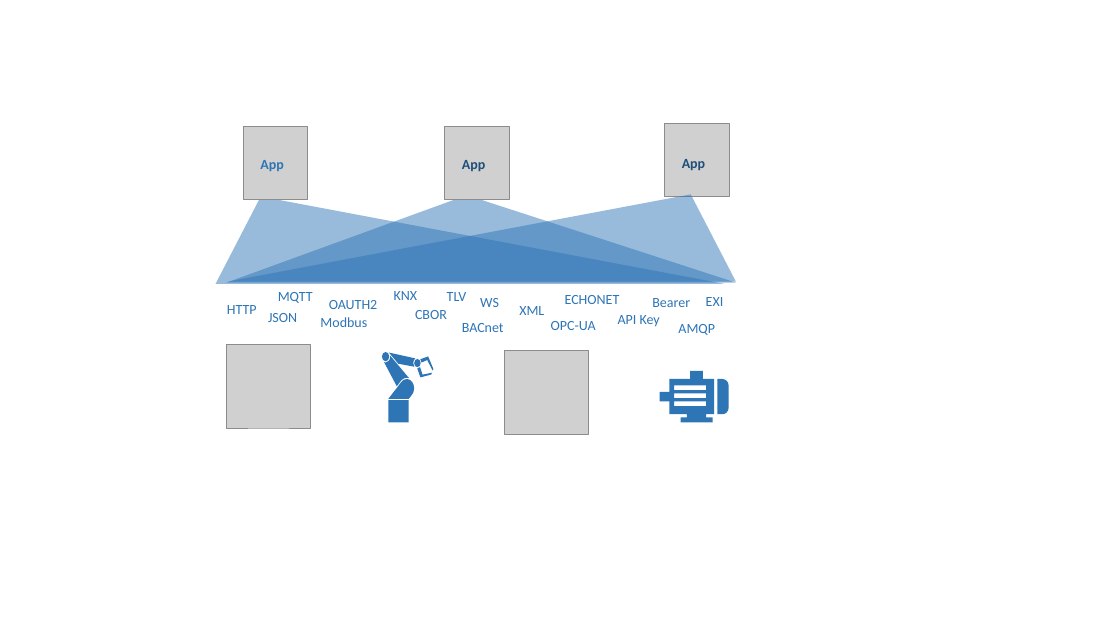
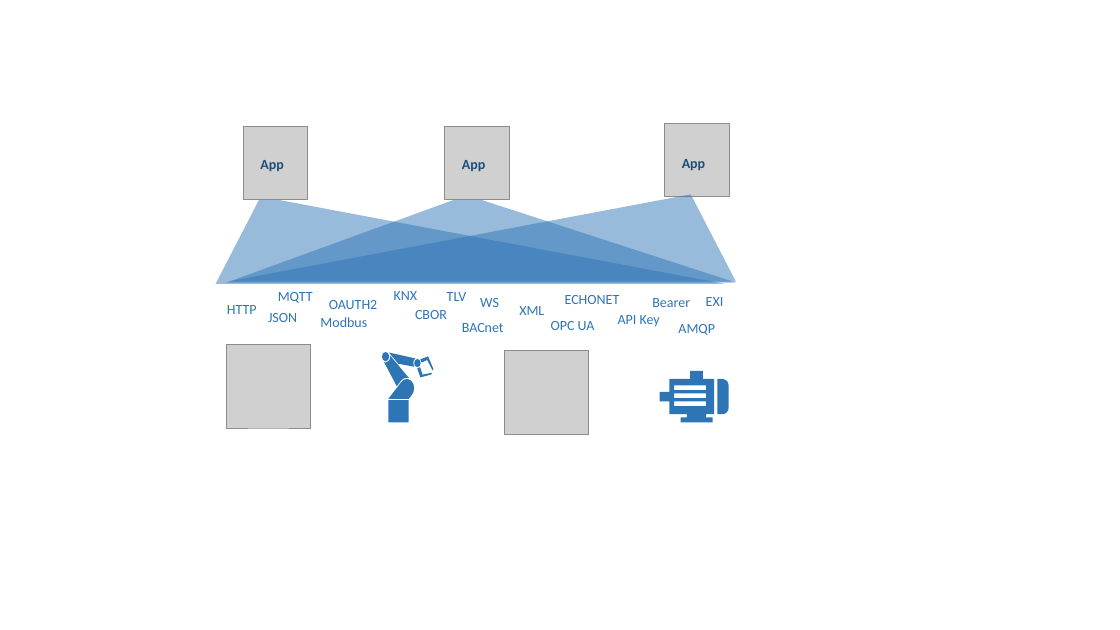
Before and after one commit to w3c/wot-marketing, a slide deck: slide 1 of material/wot-figures.pptx. Drawn at 1120x630 pixels with LibreOffice and Linux fonts; fonts in the diff are those of the drawing; grey boxes stand for pictures. Boxes give left, top, right and bottom in pixels: in the first picture for what was removed or moved away, otherwise in the second. Text is boxed around its words. In the diff, an @@ line names an element or a change of style, - is before the commit and + after.

Commit message:
fix opcua form and colors

```diff
--- a/material/wot-figures.pptx
+++ b/material/wot-figures.pptx
@@ text "App" at (260,160,283,171): text colour #2E75B6 to #1F4E79 @@
@@ text at (551,321,595,330): text changed @@
-OPC-UA
+OPC UA
```
Also in this commit, not shown: 1 other slide changed.
